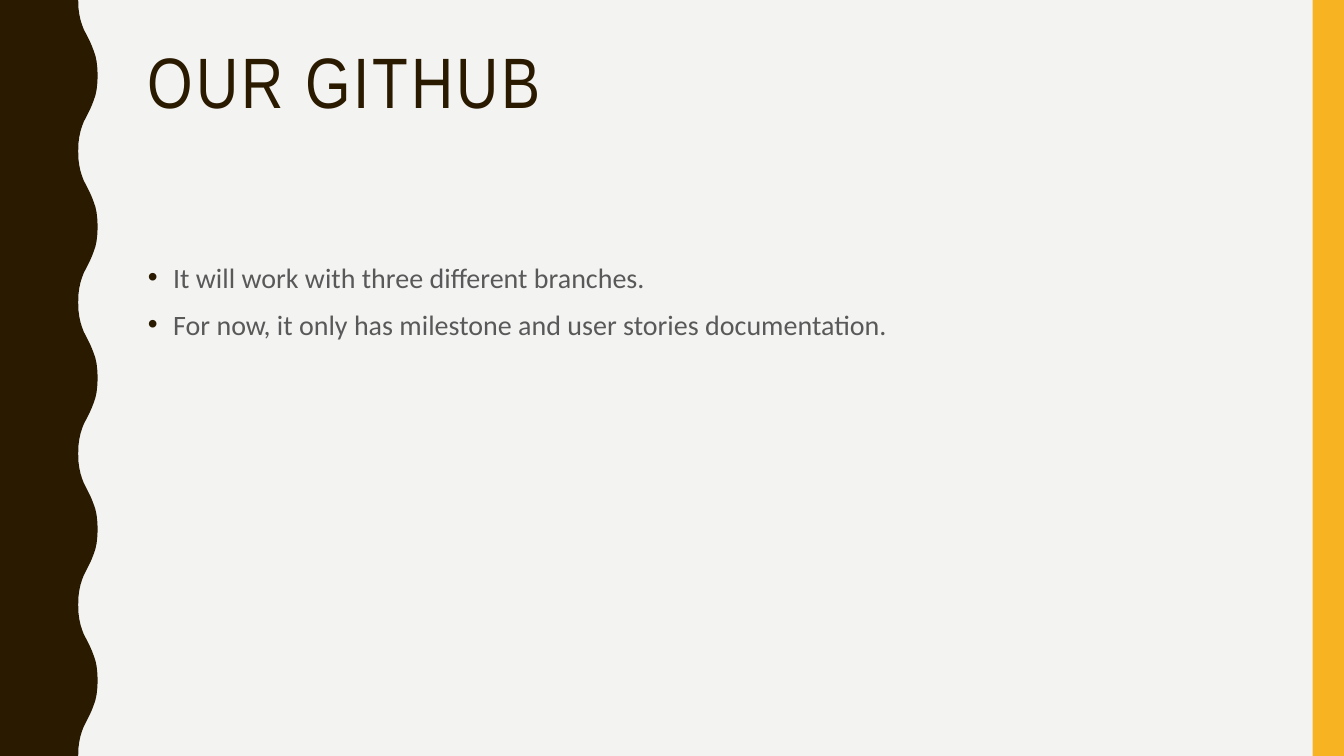
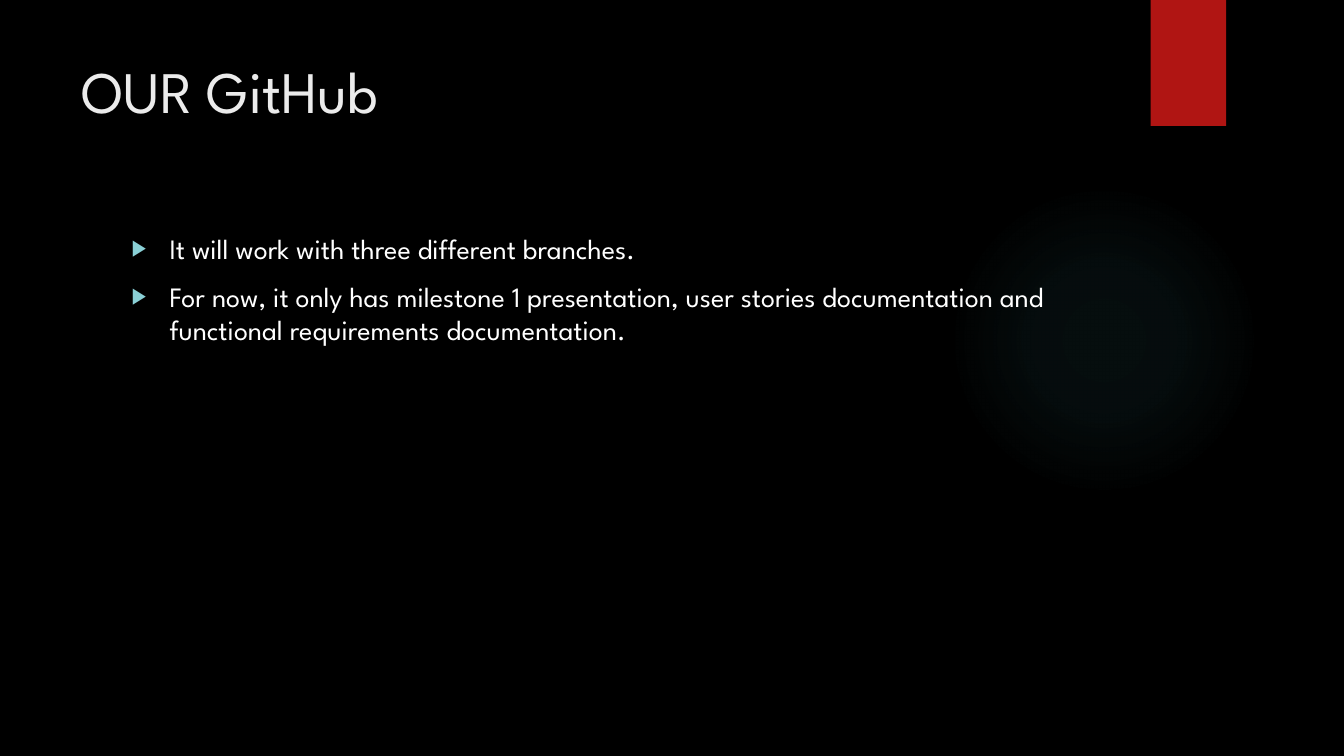
Before and after one commit to alpacamusical/Project-ENSE-374, a slide deck: slide 7 of Milestone 1.pptx. Drawn at 1344x756 pixels with LibreOffice and Linux fonts; fonts in the diff are those of the drawing; background and template pictures are left out. Boxes give left, top, right and bottom in pixels: in the first picture for what was removed or moved away, otherwise in the second. Text is boxed around its words. In the diff, an @@ line names an element or a change of style, - is before the commit and + after.

Commit message:
Milestone presentation modified

```diff
--- a/Milestone 1.pptx
+++ b/Milestone 1.pptx
@@ background #F3F3F2 to picture (left out) @@
@@ freeform shape removed at (0, 0, 98, 756) @@
@@ rectangle added at (1150, 0, 1226, 126), fill #B01513 @@
@@ rectangle removed at (1313, 0, 1344, 756) @@
@@ title at (81, 72, 378, 114): text changed; size 51 to 42 pt; font Arial Narrow to League Spartan; text colour #2A1A00 to #EBEBEB @@
-OUR GITHUB
+OUR GitHub
@@ ellipse added at (949, 185, 1259, 495), fill gradient #50B9C1 @@
@@ text "It will work with three ...": place and size @@
-text "It will work with three ..." at (173, 268, 886, 340)
+text "It will work with three ..." at (170, 239, 1043, 346)
@@ text at (170, 239, 635, 260): font Calibri to League Spartan, text colour #595959 to #FFFFFF in "It will work with three different branches."; bullet • to ▶; line spacing 1.1 to 1; more space between paragraphs; bullet colour #2A1A00 to #8AD0D6 @@
@@ text at (170, 287, 1043, 346): text changed; font Calibri to League Spartan; text colour #595959 to #FFFFFF @@
-• For now, it only has milestone and user stories documentation.
+▶ For now, it only has milestone 1 presentation, user stories documentation and functional requirements documentation.
```
Also in this commit, not shown: 7 other slides changed.
